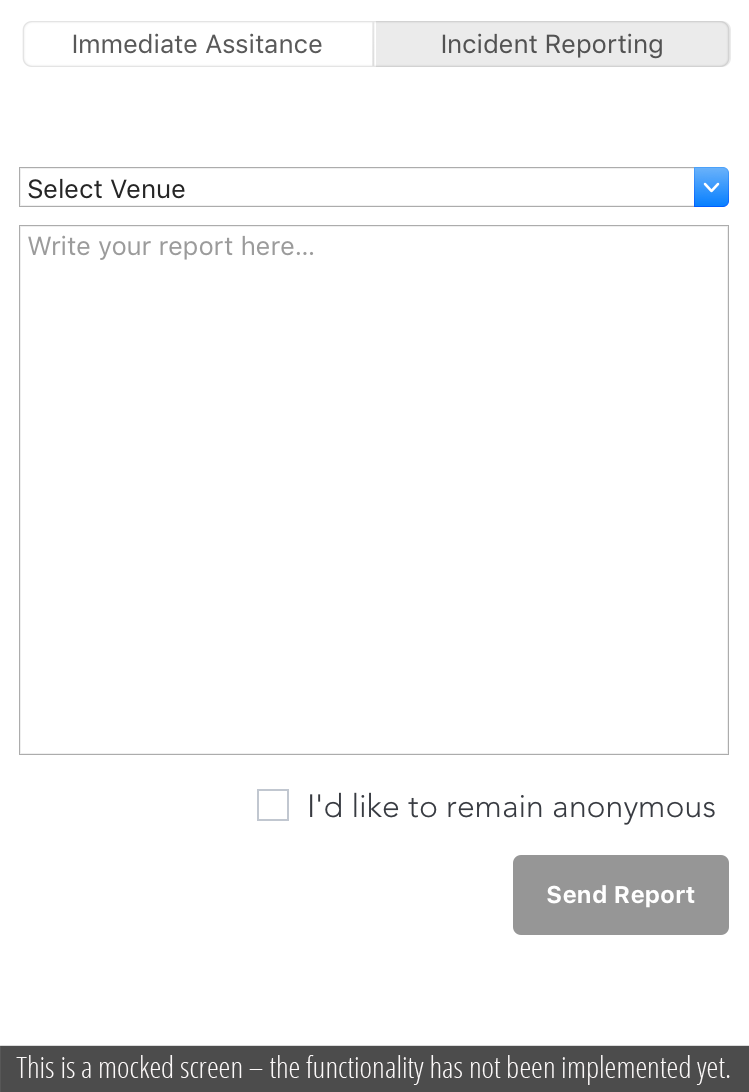
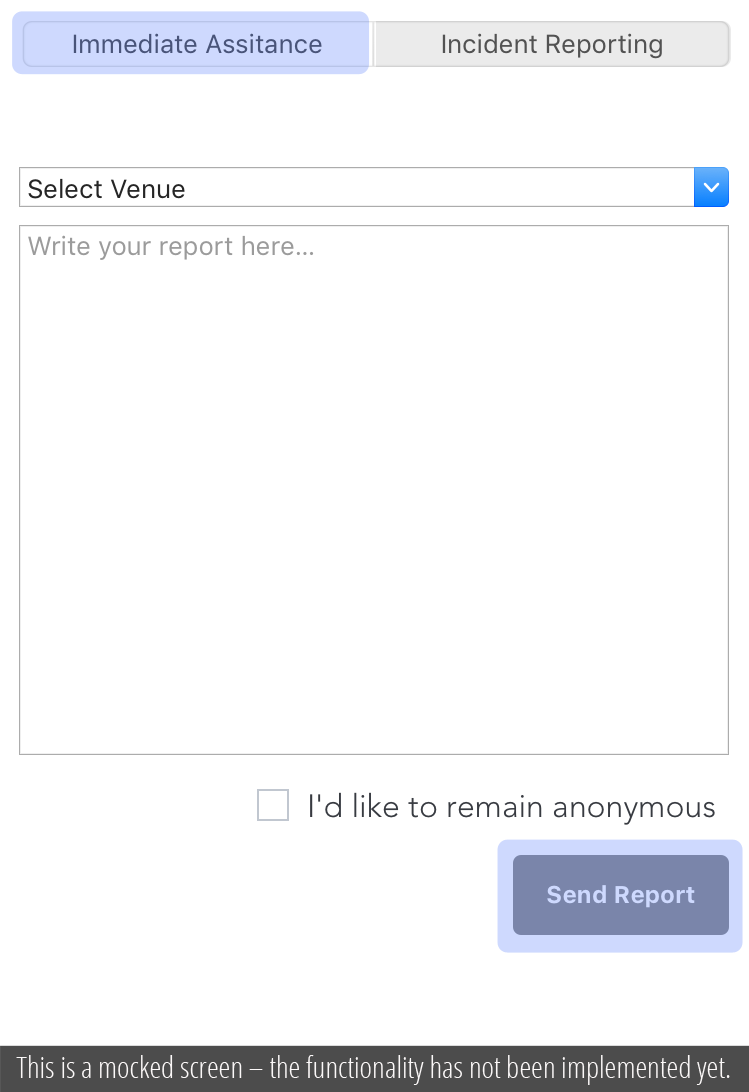
The second 749px x 1092px image is a revision of the first. Changes to its layers:
added layer "Shape 3" (20%) above "Shape 2" over [12, 11, 370, 75]
added layer "Shape 2" (20%) above "Layer 0" over [497, 839, 743, 953]
